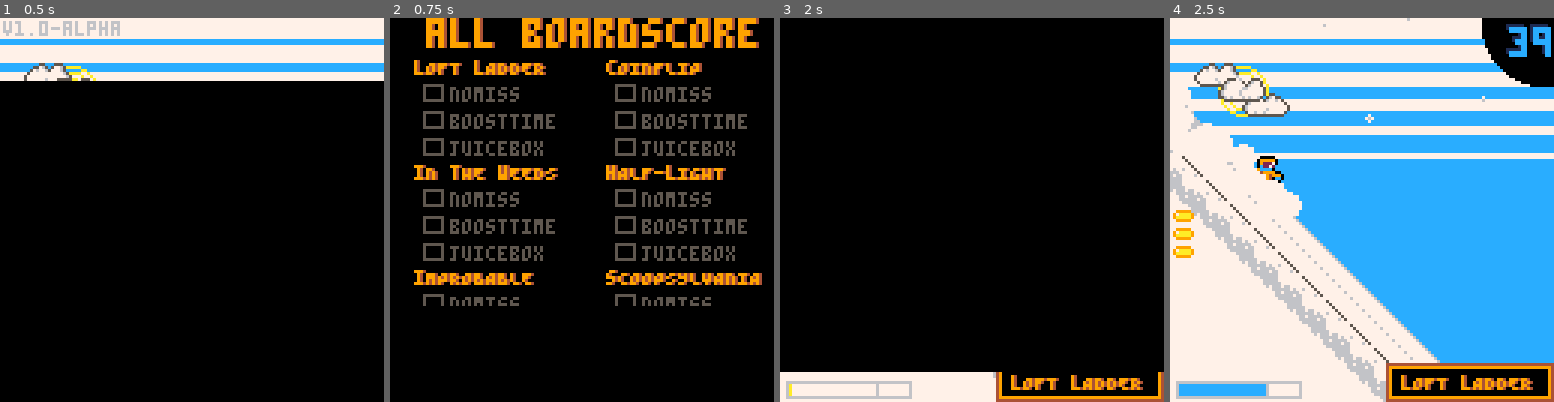
Above: before the commit, frames 1-4 (left to right).
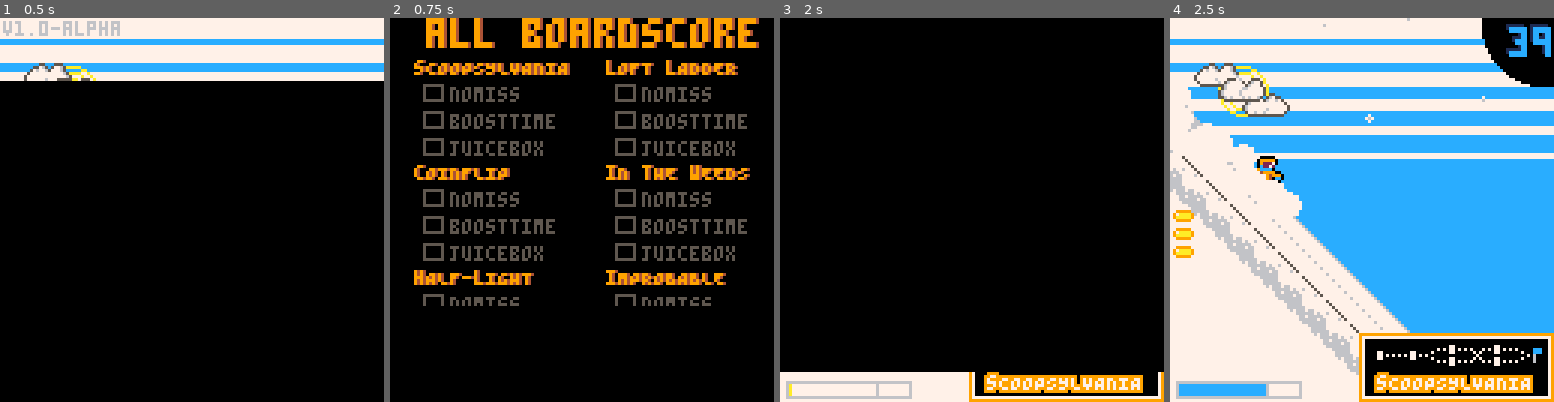
Above: after the commit, the same moments.

Repository: radicalslice/xcb
Game: PICO-8 cartridge main.p8
The game is run twice, just before and just after one commit, with the same random seed, the same clock (stepped at 60 frames per second) and the same inputs.
Inputs:
- Up to frame 1 (0.5 s): tap X (X key) at 0.33 s
- Up to frame 2 (0.75 s): tap O (Z key) at 0.7 s
- Up to frame 3 (2 s): tap X (X key) at 1.07, 1.85 s; hold Right from 1.6 s (still down); tap O (Z key) at 1.7 s
- Up to frame 4 (2.5 s): release Right at 2.1 s; tap O (Z key) at 2.1 s; hold Up 2.15-2.42 s; hold Right from 2.47 s (still down)

Frame 1 is identical in both runs. In frame 2, 4.1% of the frame differs, in the area x 6-97%, y 10-70%; in frame 3, 2.8%; in frame 4, 7.5%, in the area x 49-100%, y 82-100%.

Commit message:
v1.0::minimap Add initial ver of minimap

Diff:
--- a/_game.lua
+++ b/_game.lua
@@ -75,8 +75,8 @@
  else
    cls()
    if _level_index == _level_count then
-     music(-1, 200)
-     music(14, 100)
+     -- music(-1, 200)
+     -- music(14, 100)
      _timers.input_freeze:init(8,_now)
     else
      _timers.input_freeze:init(0.5,_now)
--- a/_init.lua
+++ b/_init.lua
@@ -51,7 +51,7 @@
   __update = _update_title
   __draw = _draw_title
 
-  music(17)
+  -- music(17)
 end
 
 function _init()
--- a/_interlevel.lua
+++ b/_interlevel.lua
@@ -7,8 +7,8 @@
   _draw_game()
 
   palt(0, false)
-  local up_arrow_x = 55
-  local down_arrow_x = 55
+  local up_arrow_x = 67
+  local down_arrow_x = 67
 
   if btn(2) then
     up_arrow_x += rnd(2) - 1
@@ -27,10 +27,11 @@
     __draw = function() victory:draw() end
 
   elseif _level_config.branches != nil then
-    spr(114,up_arrow_x,72 - (_up_charge * 4))
-    spr(114,down_arrow_x,81 + (_down_charge * 4),1,1,false,true)
-    print("\^o410".._level_configs[_level_config.branches[1]].name, 65, 68, 9)
-    print("\^o410".._level_configs[_level_config.branches[2]].name, 65, 88, 9)
+    print("\^o9ffHOLD",64,78,7)
+    spr(114,up_arrow_x,69 - (_up_charge * 4))
+    spr(114,down_arrow_x,85 + (_down_charge * 4),1,1,false,true)
+    print("\^o9ff".._level_configs[_level_config.branches[1]].name, 77, 67, 7)
+    print("\^o9ff".._level_configs[_level_config.branches[2]].name, 77, 90, 7)
   end
 
   palt(0, true)
--- a/_title.lua
+++ b/_title.lua
@@ -79,8 +79,8 @@
     anytime_init()
     _timers.interlevel:init(0.2, _now)
     _init_wipe(0.4)
-    music(-1,100)
-    music(0,300)
+    -- music(-1,100)
+    -- music(0,300)
     star_mode_off()
   end
 end
--- a/_victory.lua
+++ b/_victory.lua
@@ -52,7 +52,7 @@
 function print_boardscore(score, x, y)
   for t, v in pairs(score) do
     if t != "name" then
-      spr((v and 164 or 165), x+2, y)
+      spr((v and 158 or 174), x+2, y)
       print(t, x+12, y + 3, (v and 7 or 5))
       y+=9
     end
--- a/item.lua
+++ b/item.lua
@@ -7,14 +7,12 @@
 end
 
 function ItemMgr:init(pos)
-  printh("itemmgr init, called with "..pos[1]..","..pos[2])
   self.x = pos[1]
   self.y = pos[2]
   self.visible = true
 end
 
 function ItemMgr:update(dt)
-  -- maybe don't need this?
 end
 
 function ItemMgr:get_bb()
@@ -27,8 +25,8 @@
   end
   palt(11, true)
   palt(0, false)
-  spr(163, self.x, self.y, 1, 2)
+  spr(157, self.x, self.y, 1, 2)
   palt()
-  local bb = self:get_bb()
-  rect(bb[1],bb[2],bb[3],bb[4],11)
+  -- local bb = self:get_bb()
+  -- rect(bb[1],bb[2],bb[3],bb[4],11)
 end
--- a/level.lua
+++ b/level.lua
@@ -7,12 +7,12 @@
 -- []{x_pos, y_elevation}
 _elevations = {}
 _level_names = {
+"sCOOPSYLVANIA",
 "lOFT lADDER",
 "cOINFLIP",
 "iN tHE wEEDS",
 "hALF-lIGHT",
 "iMPROBABLE",
-"sCOOPSYLVANIA",
 }
 
 -- how much time to add to the remaining time at each interlevel
@@ -165,16 +165,16 @@
 bup,16,-2.5
 bdown,16
 flat,112
-obs,6,160
+obs,6,181
 bup,16,-2.5
 bdown,16
 flat,112
 bup,16,-2.5
 bdown,16
 flat,256
-obs,0,160
+obs,0,181
 flat,176
-obs,0,160
+obs,0,181
 flat,256
 bup,16,-2.5
 bdown,16
@@ -200,18 +200,18 @@
 flat,32
 bdown,32
 flat,176
-obs,0,160
+obs,0,181
 flat,80
-obs,6,160
+obs,6,181
 flat,64
 bdown,128]],
 -- coinflip
 [[
 bdown,144
 flat,88
-obs,0,160
-flat,64
-obs,6,160
+obs,0,181
+flat,64
+obs,6,181
 flat,32
 bup,16,-2.5
 bdown,16
@@ -219,12 +219,12 @@
 bup,16,-2.5
 bdown,16
 flat,56
-obs,0,160
+obs,0,181
 flat,112
 bup,8,-2
 bdown,8
 flat,72
-obs,0,160
+obs,0,181
 flat,96
 bup,16,-2.5
 bdown,16
@@ -232,31 +232,31 @@
 bup,8,-2
 bdown,8
 flat,88
-obs,0,160
+obs,0,181
 bdown,24
 flat,56
-obs,6,160
-flat,64
-bup,8,-2
-bdown,8
-flat,96
-bup,16,-2.5
-flat,112
-obs,0,160
-flat,48
-obs,6,160
-flat,48
-obs,0,160
-bup,16,-2.5
-bdown,16
-flat,128
-bup,16,-2.5
-bdown,16
-flat,48
-bup,16,-2.5
-bdown,16
-flat,112
-obs,6,160
+obs,6,181
+flat,64
+bup,8,-2
+bdown,8
+flat,96
+bup,16,-2.5
+flat,112
+obs,0,181
+flat,48
+obs,6,181
+flat,48
+obs,0,181
+bup,16,-2.5
+bdown,16
+flat,128
+bup,16,-2.5
+bdown,16
+flat,48
+bup,16,-2.5
+bdown,16
+flat,112
+obs,6,181
 flat,64
 bup,8,-2
 bdown,8
@@ -271,9 +271,9 @@
 flat,64
 bup,16,-2.5
 flat,56
-obs,6,160
+obs,6,181
 flat,56
-obs,0,160
+obs,0,181
 bdown,64
 flat,64
 bup,8,-2
@@ -497,9 +497,9 @@
 bup,8,-2
 bdown,8
 flat,64
-obs,6,160
-flat,64
-obs,6,160
+obs,6,181
+flat,64
+obs,6,181
 flat,64
 bup,16,-2.5
 bdown,16
@@ -507,7 +507,7 @@
 bup,16,-2.5
 bdown,16
 flat,72
-obs,0,160
+obs,0,181
 flat,112
 bup,8,-2
 bdown,8
@@ -519,9 +519,9 @@
 flat,8
 bdown,48
 flat,88
-obs,6,160
+obs,6,181
 flat,56
-obs,0,160
+obs,0,181
 flat,32
 bup,16,-2.5
 flat,48
@@ -533,9 +533,9 @@
 bup,8,-2
 bdown,64
 flat,64
-obs,0,160
-flat,96
-obs,6,160
+obs,0,181
+flat,96
+obs,6,181
 bdown,32
 flat,8
 bup,8,-2
--- a/obstacle.lua
+++ b/obstacle.lua
@@ -16,7 +16,7 @@
       end
       if vals[1] == "obs" then
         printh("Got one!")
-        add(m.queue, {spawn_x=x_curr,plane=vals[2],sprite=vals[3] and vals[3] or 160})
+        add(m.queue, {spawn_x=x_curr,plane=vals[2],sprite=vals[3] and vals[3] or 181})
         x_curr += 8
       -- handle obs ramps
       elseif vals[4] == "obs" then
--- a/timer.lua
+++ b/timer.lua
@@ -146,13 +146,9 @@
       _level.score.nomiss = true
 
 
-      printh("Loaded boardscore: ")
       for t,v in pairs(_level.score) do
         printh(t..":"..(v and "true" or "false"))
       end
-
-      printh("Level started at ".._level.started_at)
-
 
       add(_FX.notifs, new_notif(_level.name))
 
--- a/utils.lua
+++ b/utils.lua
@@ -57,22 +57,21 @@
 end
 
 function new_notif(msg)
-  -- Count length of string
-  -- Add padding to left and right
-  local charwidth = #msg * 5
   return {
     msg = msg,
     ttl = 2, -- seconds, dawg
     draw = function(self)
       if self.ttl > 0 then
-        rect(128-charwidth-1, 115, 127, 127, 4)
-        rect(128-charwidth, 116, 126, 126, 9)
-        rectfill(128 - charwidth+1, 117, 125, 125, 0)
-        print("\^o410"..msg, 132 - charwidth, 119, 9)
+        rect(64-1, 105, 127, 127, 9)
+        rect(64, 106, 126, 126, 7)
+        rectfill(64+1, 107, 125, 125, 0)
+        spr(160, 69, 109, 6, 1)
+        spr(176, 117, 110)
+        print("\^o9ff"..msg, 69, 119, 7)
       end
     end,
     update = function(self, dt)
-      self.ttl -= dt
+      -- self.ttl -= dt
     end,
   }
 end
@@ -85,10 +84,6 @@
     palt(0, false)
 end
 
--- continue playing main level
--- theme, but turn off channel 4
--- so it will be muted when the
--- next pattern starts playing
 function star_mode_off()
 	local chan_id = 3
 	local bitflag = 1 << 6
@@ -98,10 +93,6 @@
 	end
 end
 
--- play a short power up jingle
--- then segway into the main
--- level theme with channel 4
--- turned on for extra
 function star_mode_on()
 	local chan_id = 3
 	local bitflag = 1 << 6
Not shown, changed: 40 lines of the sprite sheet (__gfx__) section of main.p8
